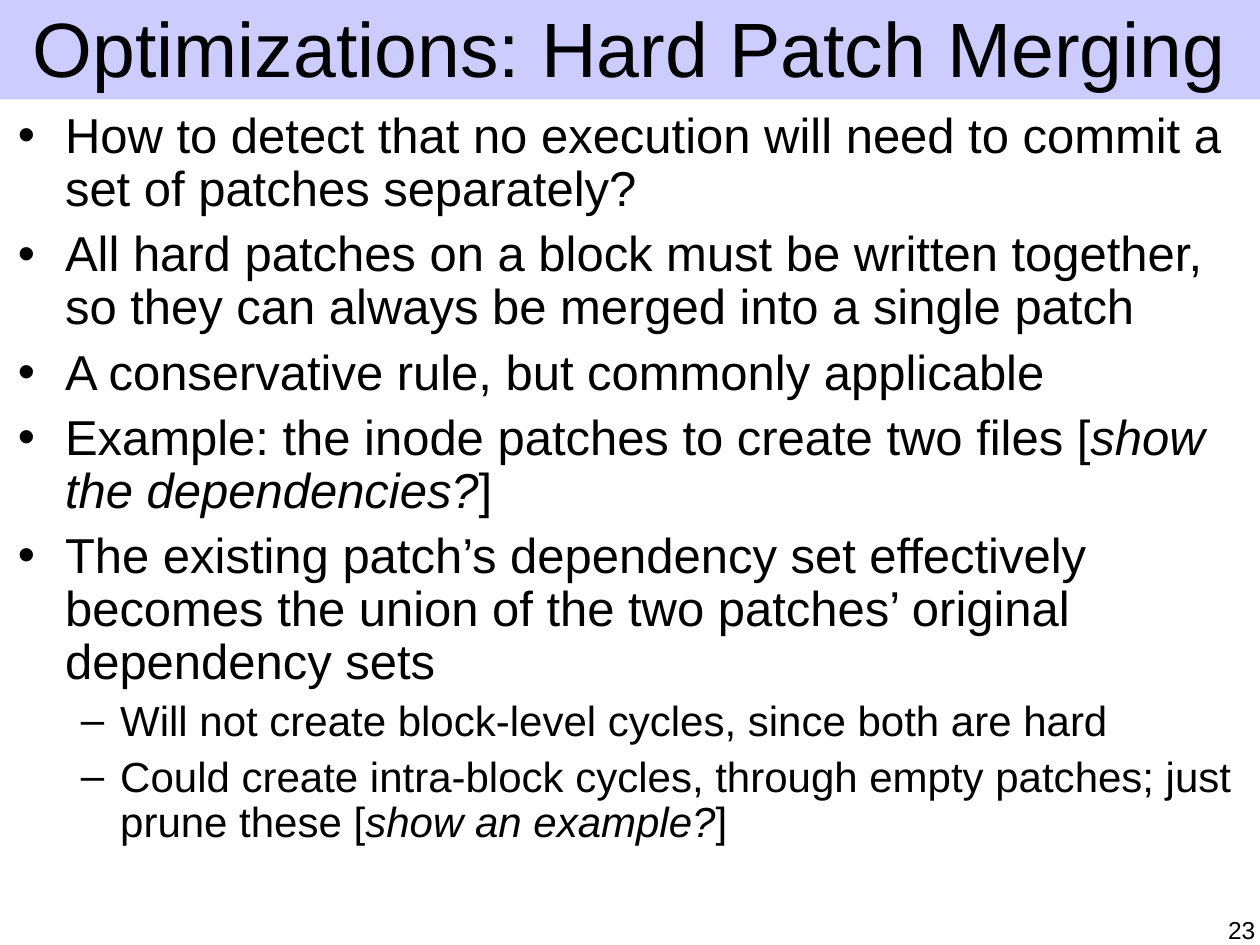
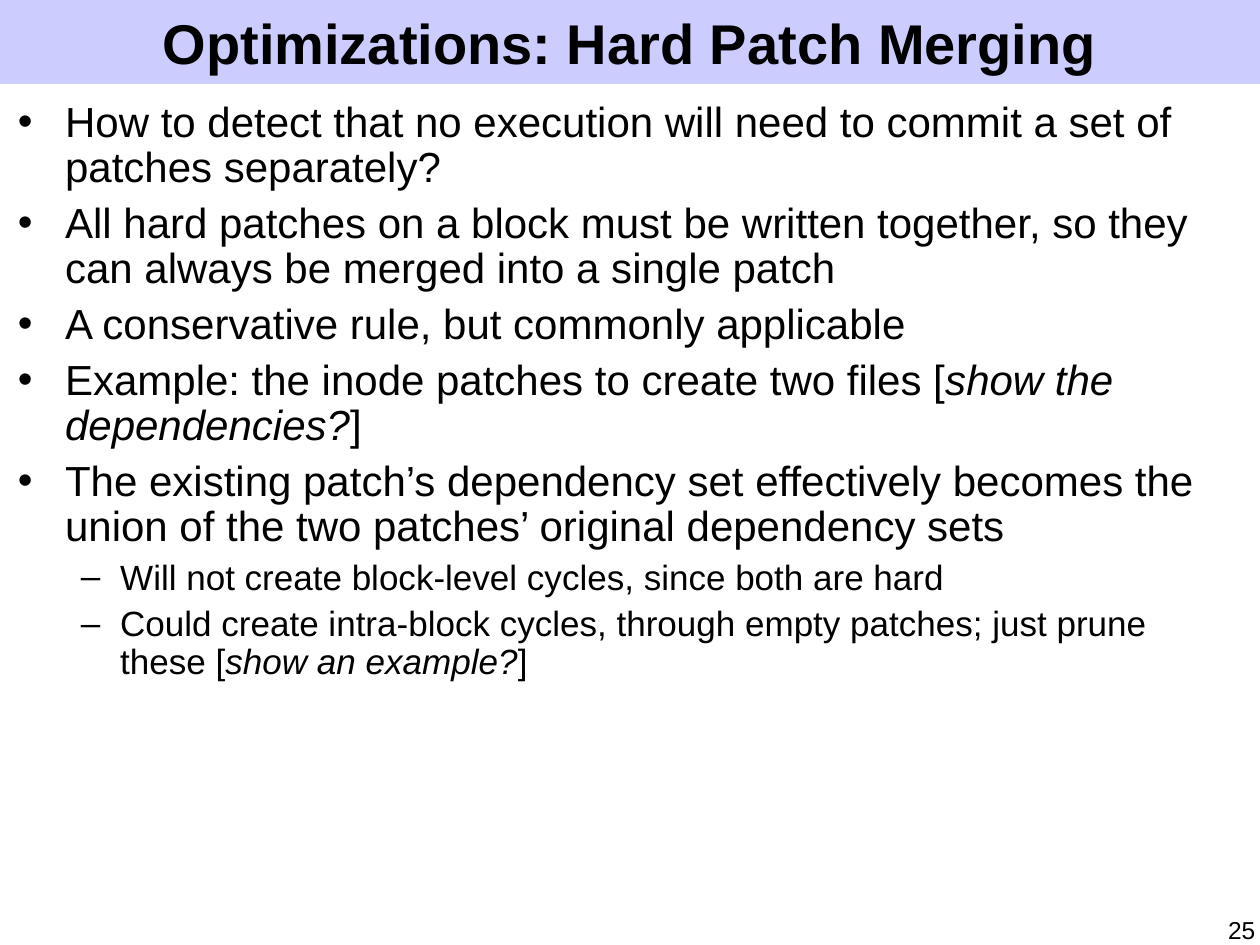
Before and after one commit to ucla-readable/fstitch-doc, a slide deck: slide 25 of sosp/pres.ppt (slide 23 before the commit). Drawn at 1260x945 pixels with LibreOffice and Linux fonts; fonts in the diff are those of the drawing. Boxes give left, top, right and bottom in pixels: in the first picture for what was removed or moved away, otherwise in the second. Text is boxed around its words. In the diff, an @@ line names an element or a change of style, - is before the commit and + after.

Commit message:
Motivation, patch model, and some patch optimization improvements.

```diff
--- a/sosp/pres.ppt
+++ b/sosp/pres.ppt
@@ rectangle: place and size @@
-rectangle at [0,0,1260,100]
+rectangle at [0,0,1260,84]
@@ title "Optimizations: Hard Patch Merging" at [163,23,1096,75]: size 44 to 32 pt, bold on @@
@@ text "How to detect that no ...": place and size @@
-text "How to detect that no ..." at [65,117,1231,846]
+text "How to detect that no ..." at [65,106,1193,681]
@@ text "How to detect that no ..." at [65,106,1193,681]: size 28 to 24 pt in "How to detect that no execution will ...", "All hard patches on a block must ...", "A conservative rule, but commonly applicable", "Example: the inode patches to create two ..." and 1 more places; size 24 to 20 pt in "Will not create block-level cycles, since both ...", "Could create intra-block cycles, through empty patches; ..."; less space between paragraphs @@
@@ page number at [1228,922,1255,940]: text changed @@
-23
+25
```
Also in this commit, not shown: 37 other slides changed, 8 slides added, 7 slides removed.
